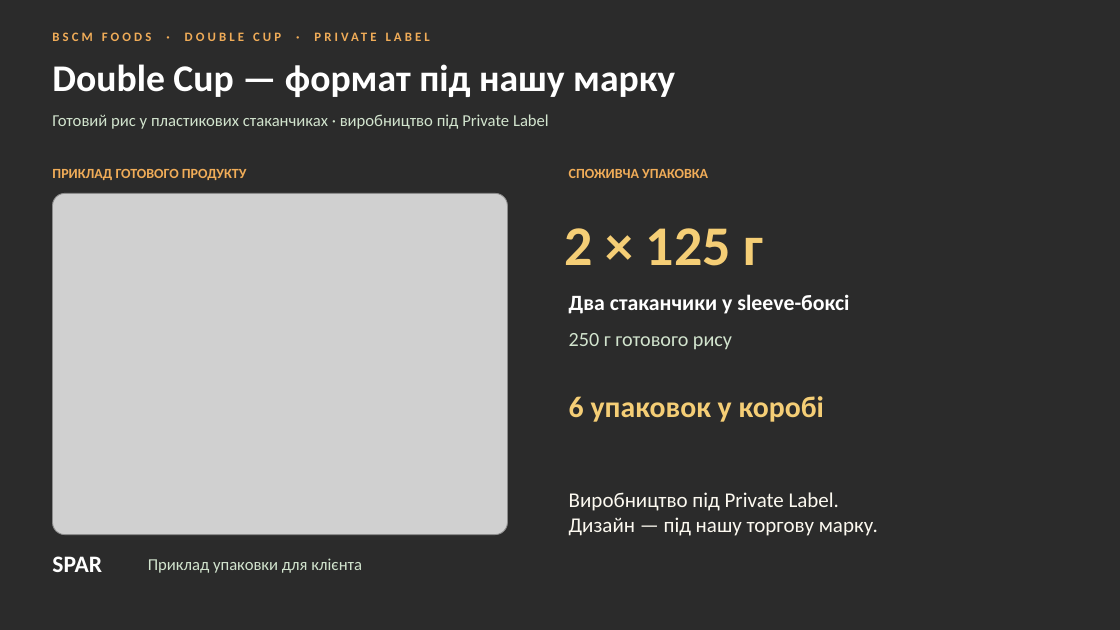
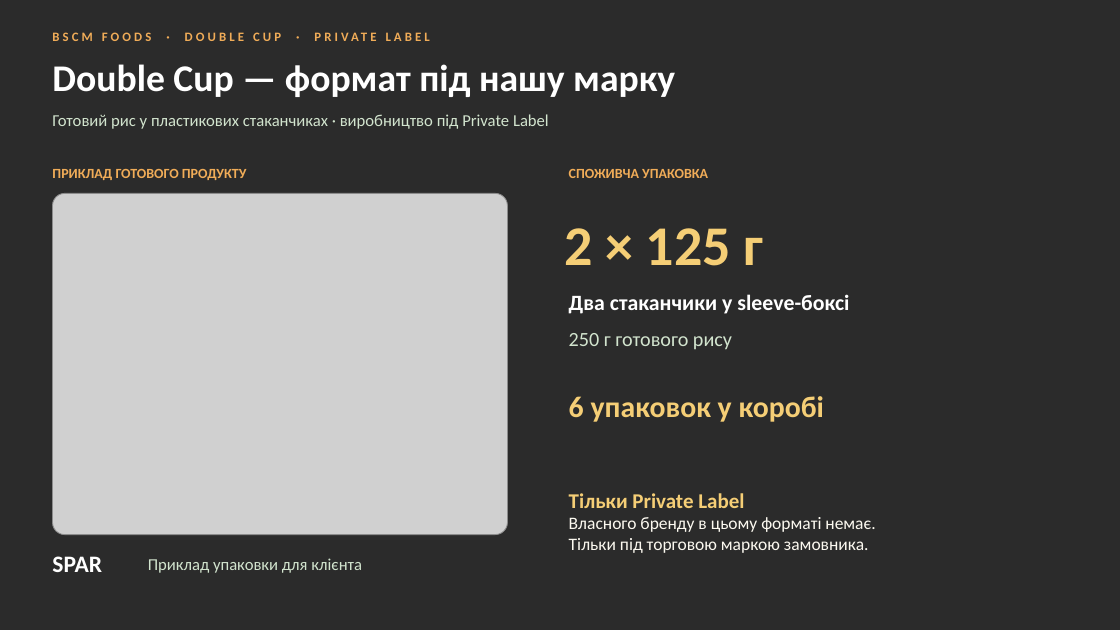
Before and after one commit to IllyaChaplygin/Chaplygin-Illya, a slide deck: slide 11 of RTE_Rice_Suppliers.pptx. Drawn at 1120x630 pixels with LibreOffice and Linux fonts; fonts in the diff are those of the drawing; grey boxes stand for pictures; background and template pictures are left out; a plain dark background stands for a picture behind light text. Boxes give left, top, right and bottom in pixels: in the first picture for what was removed or moved away, otherwise in the second. Text is boxed around its words. In the diff, an @@ line names an element or a change of style, - is before the commit and + after.

```diff
--- a/RTE_Rice_Suppliers.pptx
+++ b/RTE_Rice_Suppliers.pptx
@@ text at [569,493,875,553]: text changed; size 18 to 15 pt @@
-Виробництво під Private Label.
-Дизайн — під нашу торгову марку.
+Тільки Private Label
+Власного бренду в цьому форматі немає.
+Тільки під торговою маркою замовника.
```
